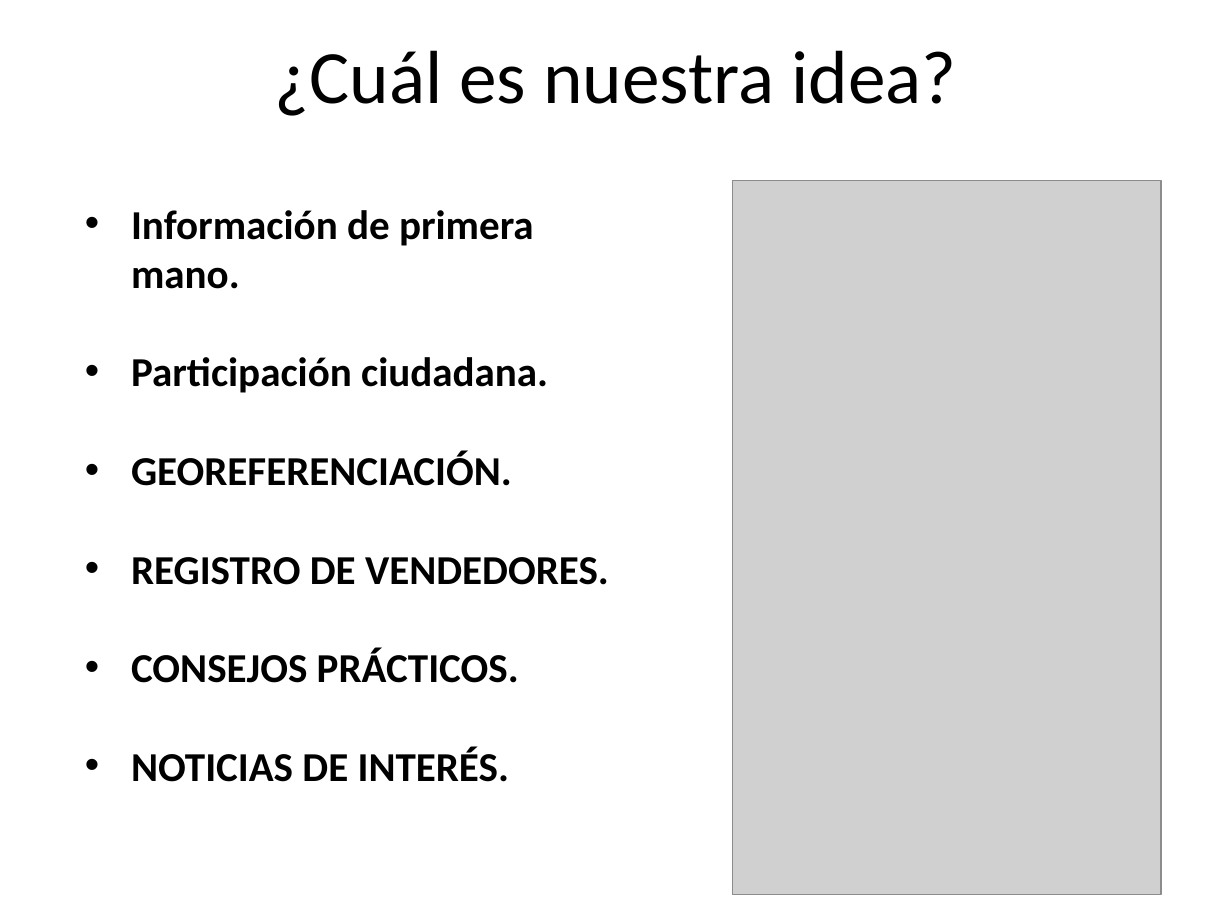
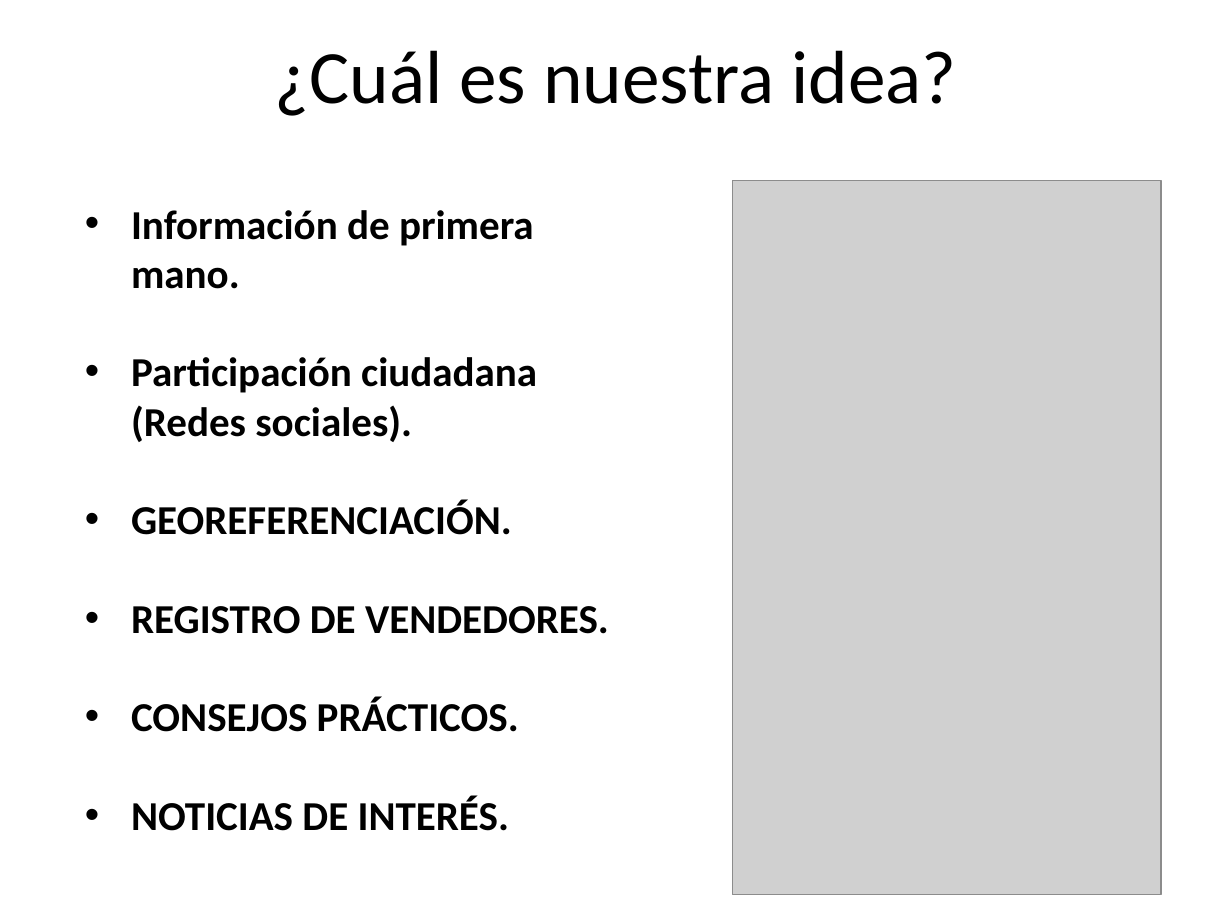
Before and after one commit to anfesmo/Drogas5aConvocatoria, a slide deck: slide 3 of InsumosAgropecuarios.pptx. Drawn at 1232x924 pixels with LibreOffice and Linux fonts; fonts in the diff are those of the drawing; grey boxes stand for pictures. Boxes give left, top, right and bottom in pixels: in the first picture for what was removed or moved away, otherwise in the second. Text is boxed around its words. In the diff, an @@ line names an element or a change of style, - is before the commit and + after.

Commit message:
ppt

```diff
--- a/InsumosAgropecuarios.pptx
+++ b/InsumosAgropecuarios.pptx
@@ text at (131, 357, 537, 442): text changed @@
-• Participación ciudadana.
+• Participación ciudadana (Redes sociales).
```
